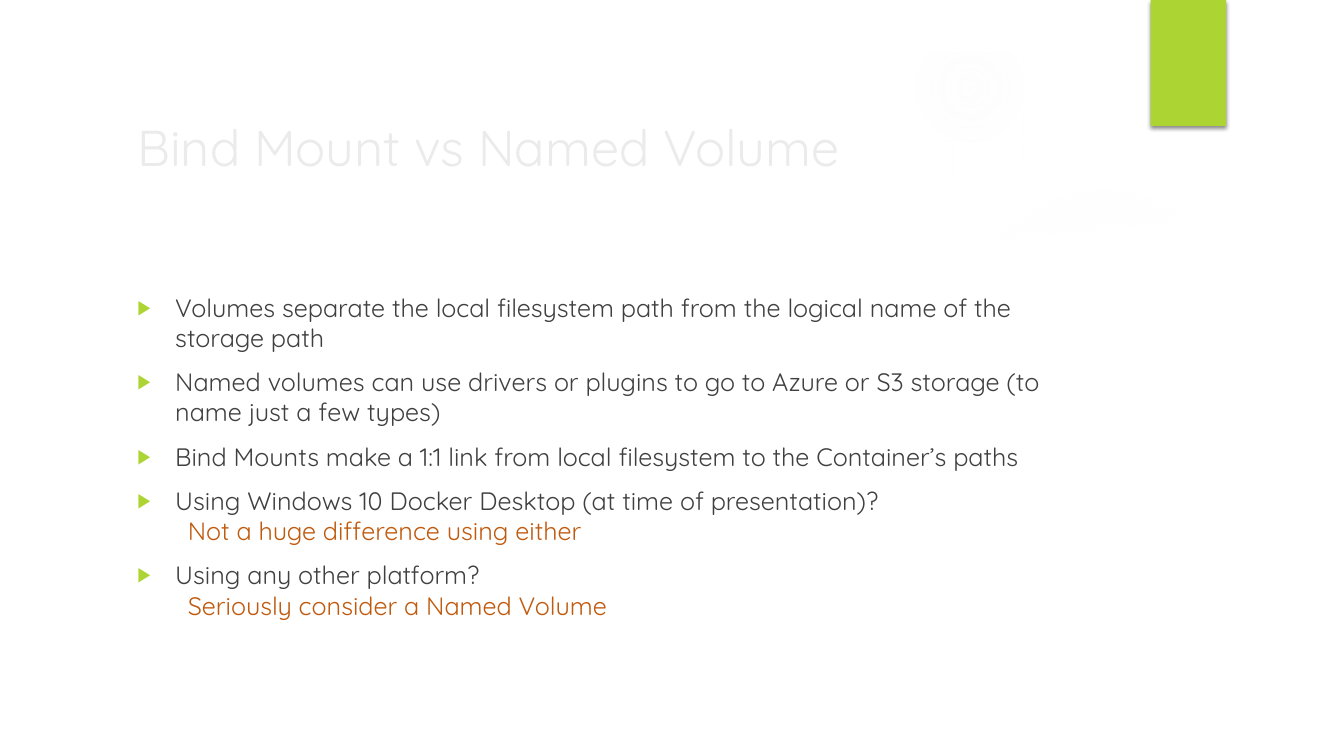
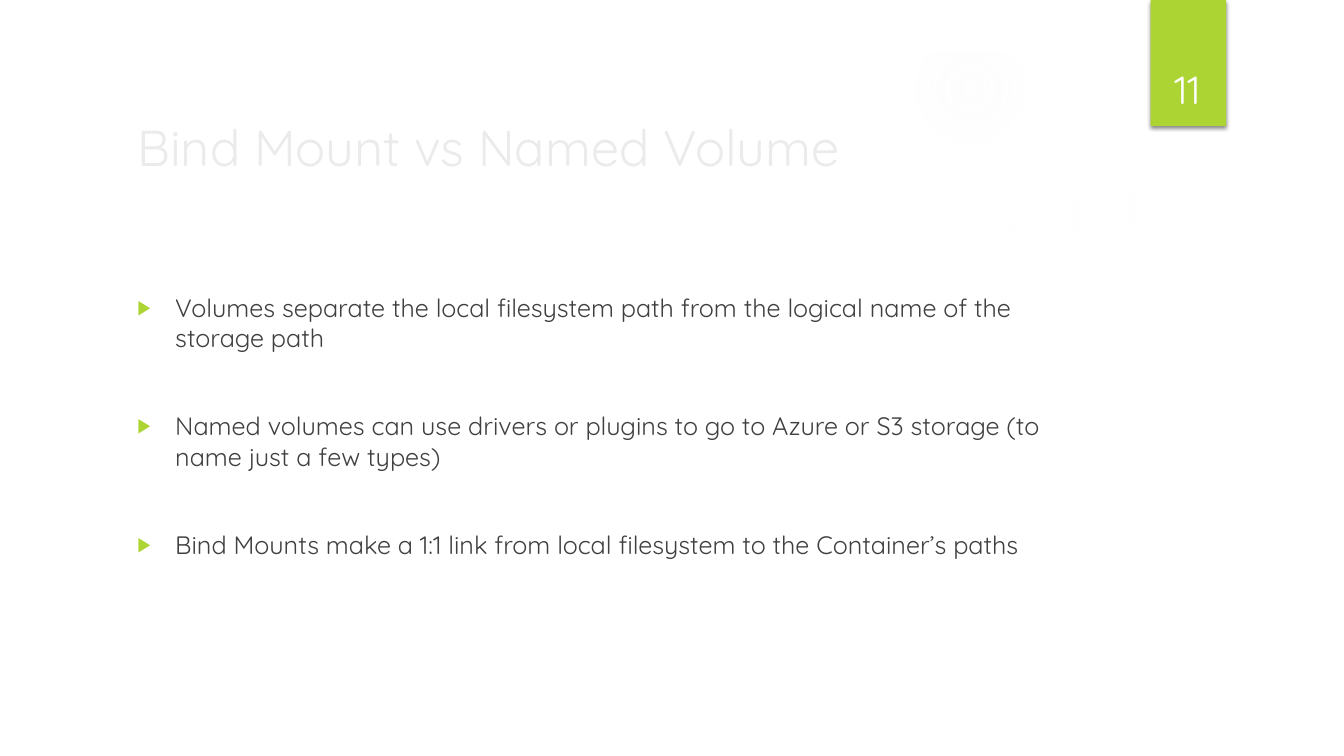
Before and after one commit to ilanham/Presentations, a slide deck: slide 11 of Developing for SQL Server with Docker.pptx. Drawn at 1344x756 pixels with LibreOffice and Linux fonts; fonts in the diff are those of the drawing; background and template pictures are left out. Boxes give left, top, right and bottom in pixels: in the first picture for what was removed or moved away, otherwise in the second. Text is boxed around its words. In the diff, an @@ line names an element or a change of style, - is before the commit and + after.

```diff
--- a/Developing for SQL Server with Docker.pptx
+++ b/Developing for SQL Server with Docker.pptx
@@ page number added at <box>1174,76,1200,104</box>, 28 pt, text #FFFFFF @@
+11
@@ text at <box>175,491,879,620</box>: paragraphs removed @@
-▶ Using Windows 10 Docker Desktop (at time of presentation)?
-  Not a huge difference using either
-▶ Using any other platform?
-  Seriously consider a Named Volume
```
Also in this commit, not shown: 19 other slides changed.
